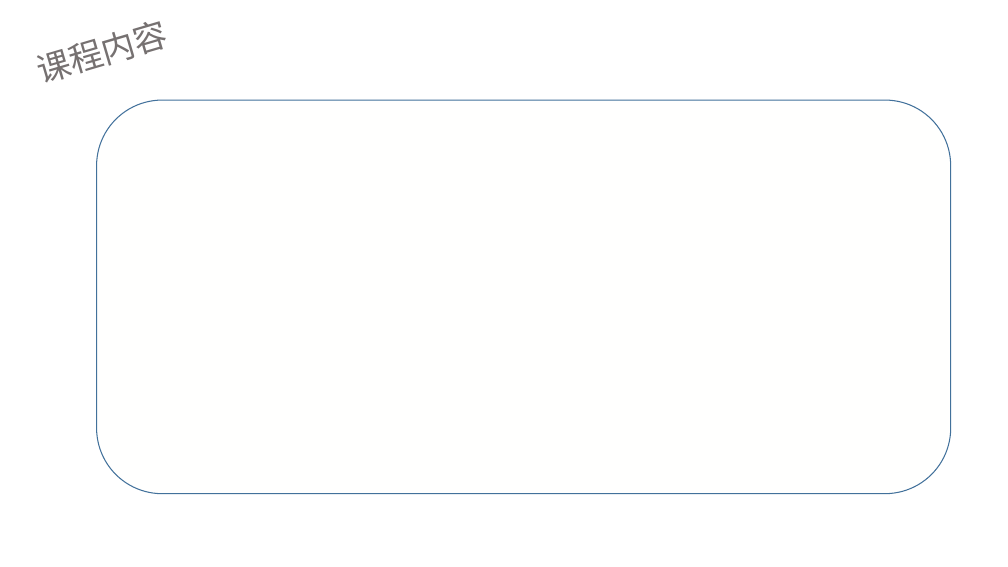
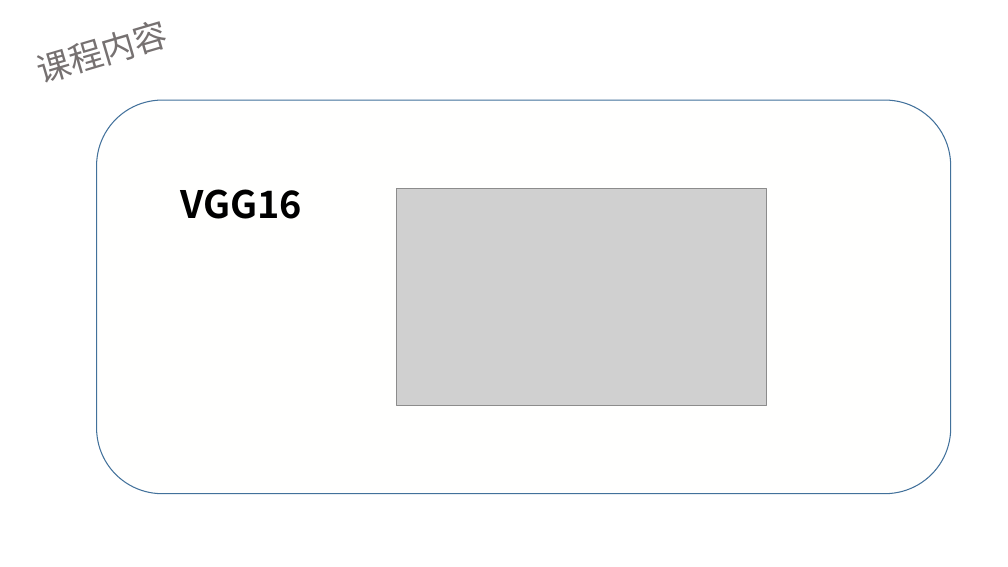
Before and after one commit to LinearPi/md_file, a slide deck: slide 17 of What_is_AI/人工智能公开课.pptx. Drawn at 1008x567 pixels with LibreOffice and Linux fonts; fonts in the diff are those of the drawing; grey boxes stand for pictures; background and template pictures are left out. Boxes give left, top, right and bottom in pixels: in the first picture for what was removed or moved away, otherwise in the second. Text is boxed around its words. In the diff, an @@ line names an element or a change of style, - is before the commit and + after.

```diff
--- a/What_is_AI/人工智能公开课.pptx
+++ b/What_is_AI/人工智能公开课.pptx
@@ text added at bbox=[180, 189, 302, 219], 36 pt, text #000000, bold @@
+VGG16
@@ picture added at bbox=[397, 188, 768, 406] @@
```
Also in this commit, not shown: 4 other slides changed, 2 slides added, 12 other files.
